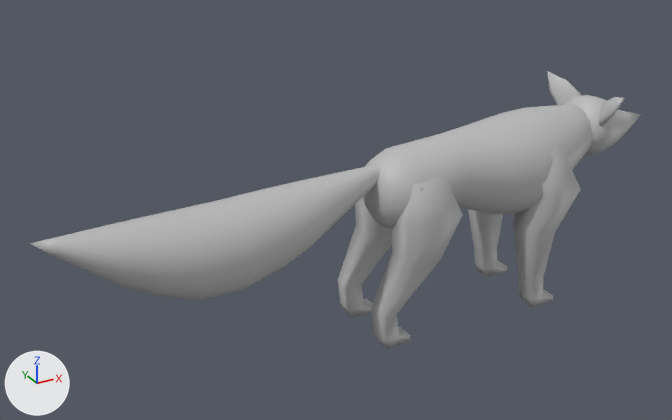
An edit to the FBX model Assets/Models/Fox/Fox_Base.fbx, drawn before and after from the same camera.
Rendered twice from a camera (50 mm lens) standing at (-1.907, -2.291, 1.495) and looking at (-0.68, -0.06, 0.379). Arrows for +X, +Y and +Z are at lower left; the lights stay in place. Where no turn or scale is listed for an object, it has been applied to the vertices.

Objects in the first picture: 'Fox_Base'.
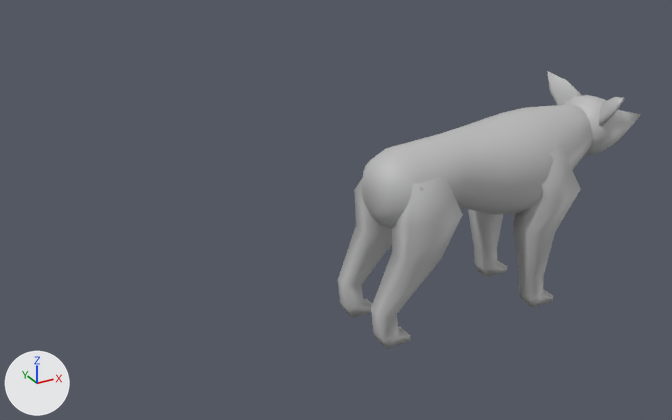
The newer file is also turned or shifted as a whole; pictures and numbers use the older file's frame.

Where the change shows, as pixel boxes [x1, y1, x2, y2] in the pictures (672 x 420 px):
'Fox_Base', reshaped (50% narrower): before [30, 71, 641, 349]; after [338, 71, 641, 349]
part 1 of me_mesh, deleted: before [30, 164, 380, 300]

What changed in the scene script:
```text
Change me_mesh:
    where me_mesh.from_pydata(...)  # 618 vertices, 662 faces; spans x -1.58..0.45, y -0.32..0.03, z -0.02..0.65
    used by ob_fox_base; location = (0.0, 0.0, 0.02)
    me_mesh part 1: the loose piece of 162 vertices spanning x -1.58..-0.59, y -0.27..-0.02, z 0.24..0.52 is deleted
```
